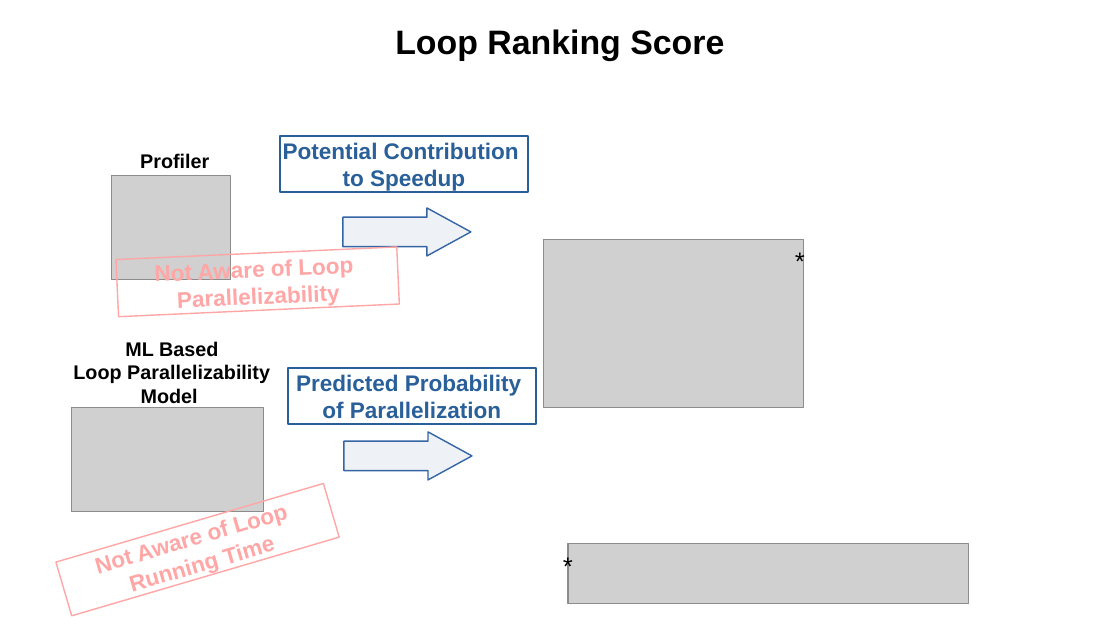
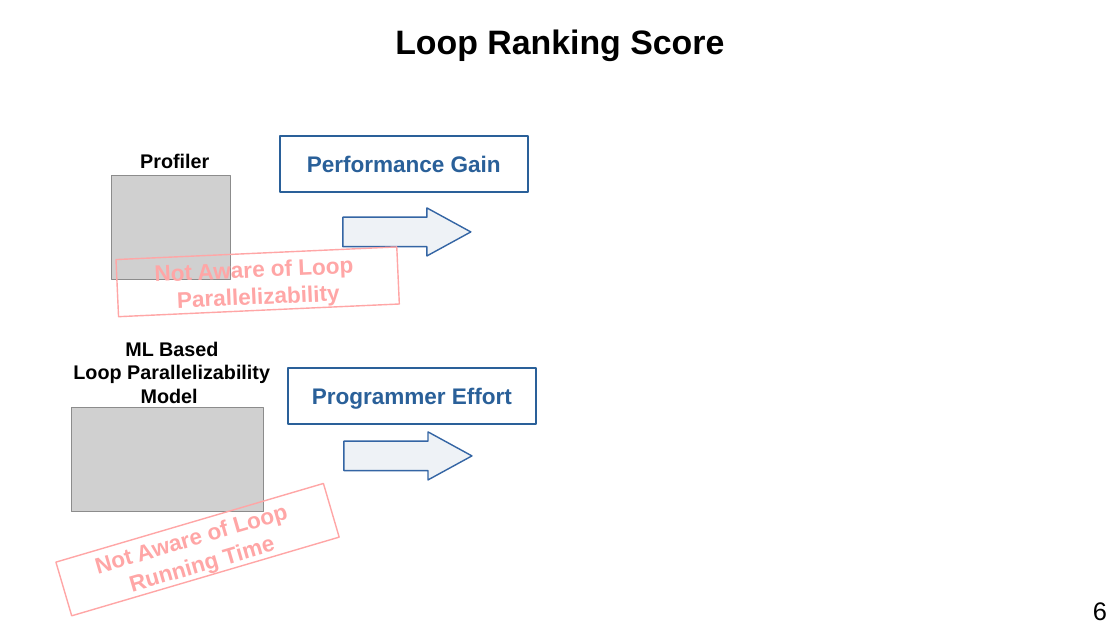
Before and after one commit to harel-coffee/PParMetrics-auto, a slide deck: slide 29 of doc/AI_SEPS_2019_talk/presentation.odp. Drawn at 1120x630 pixels with LibreOffice and Linux fonts; fonts in the diff are those of the drawing; grey boxes stand for pictures. Boxes give left, top, right and bottom in pixels: in the first picture for what was removed or moved away, otherwise in the second. Text is boxed around its words. In the diff, an @@ line names an element or a change of style, - is before the commit and + after.

```diff
--- a/doc/AI_SEPS_2019_talk/presentation.odp
+++ b/doc/AI_SEPS_2019_talk/presentation.odp
@@ text in rectangle at (x1=307, y1=155, x2=501, y2=173): text changed @@
-Potential Contribution
-to Speedup
+Performance Gain
@@ picture removed at (x1=544, y1=240, x2=803, y2=408) @@
@@ text removed at (x1=785, y1=240, x2=841, y2=278) @@
-*
@@ text in rectangle at (x1=312, y1=387, x2=512, y2=409): text changed @@
-Predicted Probability
-of Parallelization
+Programmer Effort
@@ text removed at (x1=552, y1=546, x2=608, y2=584) @@
-*
@@ picture removed at (x1=568, y1=544, x2=969, y2=604) @@
@@ text added at (x1=1093, y1=602, x2=1107, y2=621), 18 pt, text #000000 @@
+6
```
Also in this commit, not shown: 38 other slides changed, 2 slides added, 2 slides removed, 2 other files.
